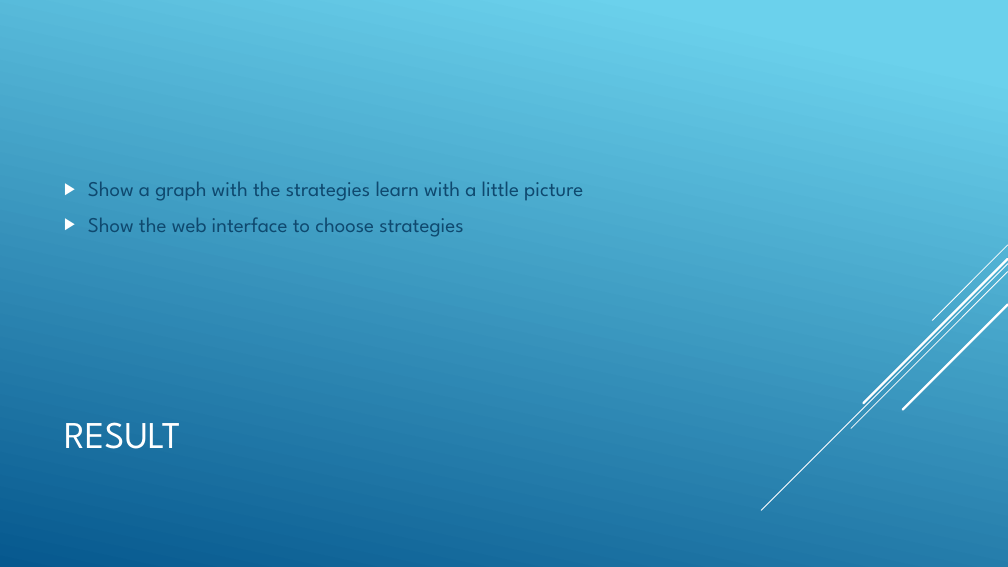
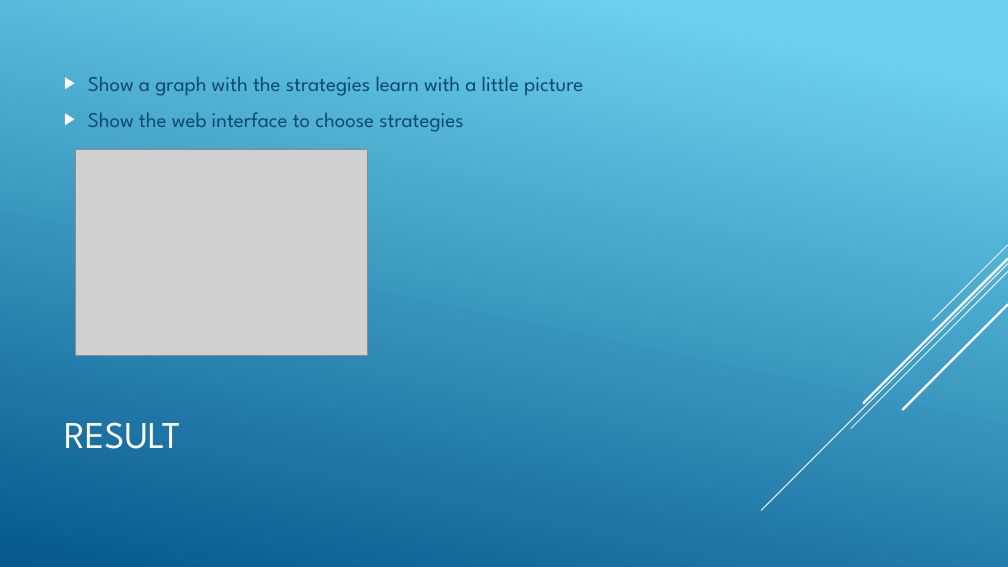
Before and after one commit to jnguyen1192/SIA, a slide deck: slide 18 of SAI_presentation.pptx. Drawn at 1008x567 pixels with LibreOffice and Linux fonts; fonts in the diff are those of the drawing; grey boxes stand for pictures. Boxes give left, top, right and bottom in pixels: in the first picture for what was removed or moved away, otherwise in the second. Text is boxed around its words. In the diff, an @@ line names an element or a change of style, - is before the commit and + after.

Commit message:
#12 Theory graph added on solution slides on presentation

```diff
--- a/SAI_presentation.pptx
+++ b/SAI_presentation.pptx
@@ text "Show a graph with the ...": place and size @@
-text "Show a graph with the ..." at <box>88,181,583,237</box>
+text "Show a graph with the ..." at <box>88,76,583,132</box>
@@ picture added at <box>75,150,368,355</box> @@
```
